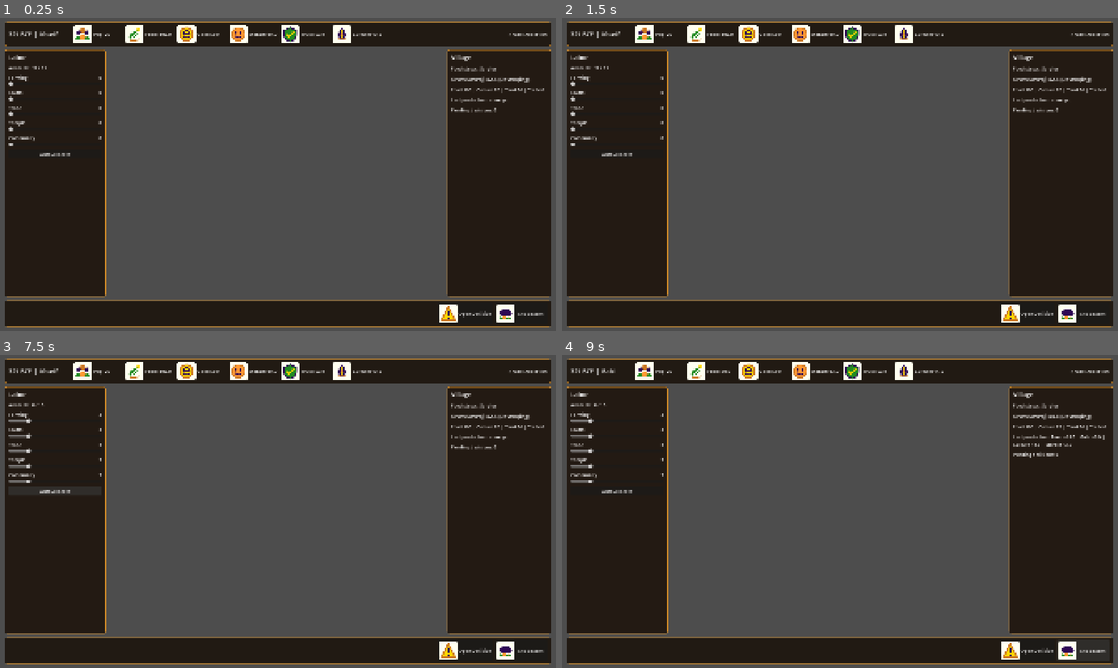
Above: before the commit, frames 1-4 (two rows, left to right).
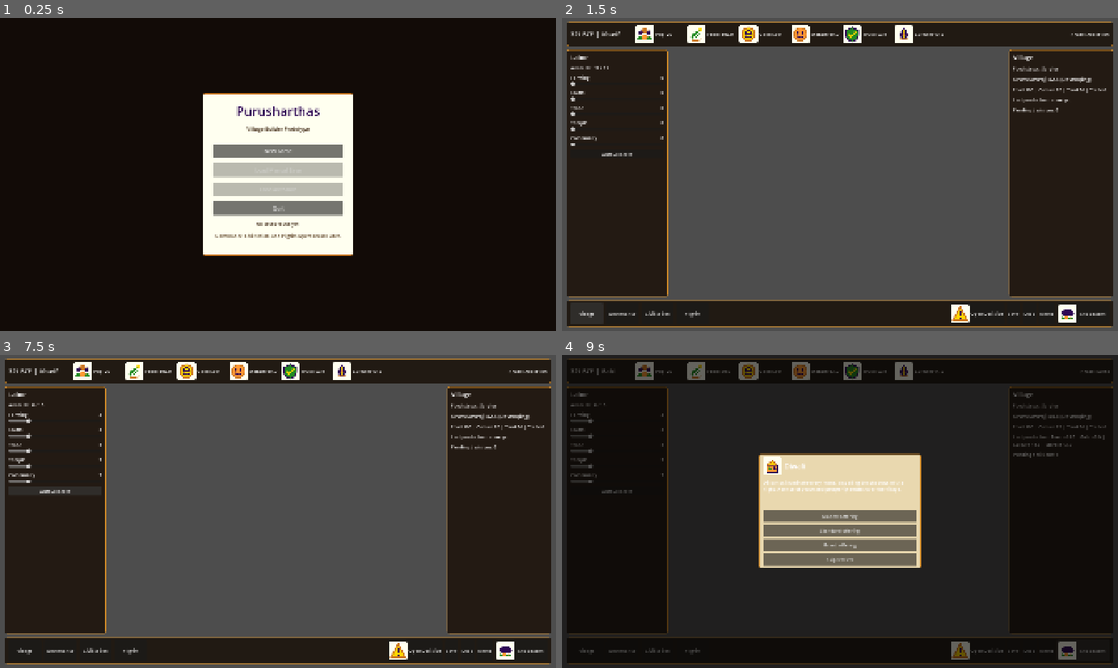
Above: after the commit, the same moments.

Repository: Dhruvacube/purusharthas
Game: Godot game, scene res://main.tscn
The game is run twice, just before and just after one commit, with the same random seed, the same clock (stepped at 60 frames per second) and the same inputs.
Inputs (mouse positions are in pixels of both pictures, inside the frame that each line leads up to):
- Up to frame 1 (0.25 s): no input
- Up to frame 2 (1.5 s): click (840, 149) at 0.5 s, where only the run after the commit has a clickable "New Game"; click (584, 312) at 1.25 s, where only the run after the commit has a clickable "Village"
- Up to frame 3 (7.5 s): click (61, 649) at 2 s, where only the run after the commit has a clickable "Governance"; click (94, 649) at 2.75 s, where only the run after the commit has a clickable "Civilisation"; click (133, 649) at 3.5 s, where only the run after the commit has a clickable "Pilgrim"; click (450, 649) at 4.25 s, where only the run after the commit has a clickable "Save"; click (467, 649) at 5 s, where only the run after the commit has a clickable "Load"; click (483, 649) at 5.75 s, where only the run after the commit has a clickable "Menu"; click (278, 486) at 6.5 s, where only the run after the commit has a clickable "New Game"; click "Auto Allocate" at 7.25 s
- Up to frame 4 (9 s): click "Open Decision" at 8 s; click "End Season" at 8.75 s

The runs differ from the first frame. In frame 1, 59% of the frame differs, in the area x 0-100%, y 0-100%; in frame 2, 0.6%; in frame 3, 0.6%; in frame 4, 60%.

Commit message:
Add main menu and save load flow

Diff:
--- a/purusharthas/core/event_bus.gd
+++ b/purusharthas/core/event_bus.gd
@@ -39,6 +39,7 @@
 signal game_started()
 signal game_paused()
 signal game_resumed()
+signal main_menu_opened()
 signal game_saved()
 signal game_loaded()
 #endregion
--- a/purusharthas/core/game_manager.gd
+++ b/purusharthas/core/game_manager.gd
@@ -79,6 +79,8 @@
 func start_new_game() -> void:
 	GlobalState.reset()
 	TurnManager.from_save_data({"start_year": -321, "current_year": -321})
+	TurnManager.resume()
+	get_tree().paused = false
 
 	_unload_all_layers()
 	current_state = GameState.PLAYING
@@ -91,6 +93,26 @@
 		"A new civilisation begins in %s." % TurnManager.get_current_year_display(),
 		"info",
 	)
+
+
+## Load a saved game and restore the active gameplay scene.
+func load_saved_game(is_autosave: bool = false) -> bool:
+	var loaded := SaveSystem.load_game(is_autosave)
+	if not loaded:
+		EventBus.notification.emit(
+			"Load Failed",
+			"No saved game was found.",
+			"warning",
+		)
+		return false
+
+	TurnManager.resume()
+	get_tree().paused = false
+	_unload_all_layers()
+	current_state = GameState.PLAYING
+	current_layer = Layer.VILLAGE
+	_load_layer(Layer.VILLAGE)
+	return true
 
 
 ## Pause the game.  Time stops advancing; the EVENT state is handled separately.
@@ -137,6 +159,7 @@
 	current_state = GameState.MENU
 	TurnManager.pause()
 	get_tree().paused = false
+	EventBus.main_menu_opened.emit()
 
 #endregion
 
--- a/purusharthas/main.gd
+++ b/purusharthas/main.gd
@@ -1,9 +1,46 @@
 extends Node
 
+const MAIN_MENU_SCENE := preload("res://ui/screens/main_menu.tscn")
+const VILLAGE_HUD_SCENE := preload("res://ui/village_hud.tscn")
+
+var _main_menu: Control
+var _hud: Control
+
 func _ready() -> void:
-	# Add the Village HUD
-	var hud_scene = load("res://ui/village_hud.tscn")
-	var hud = hud_scene.instantiate()
-	add_child(hud)
+	EventBus.game_started.connect(_on_game_started)
+	EventBus.game_loaded.connect(_on_game_loaded)
+	EventBus.main_menu_opened.connect(_on_main_menu_opened)
+	_show_main_menu()
 
-	GameManager.start_new_game()
+func _show_main_menu() -> void:
+	if _main_menu == null:
+		_main_menu = MAIN_MENU_SCENE.instantiate() as Control
+		add_child(_main_menu)
+	_main_menu.visible = true
+
+func _hide_main_menu() -> void:
+	if _main_menu != null:
+		_main_menu.visible = false
+
+func _ensure_hud() -> void:
+	if _hud == null:
+		_hud = VILLAGE_HUD_SCENE.instantiate() as Control
+		add_child(_hud)
+	_hud.visible = true
+
+func _remove_hud() -> void:
+	if _hud != null:
+		_hud.queue_free()
+		_hud = null
+
+func _on_game_started() -> void:
+	_hide_main_menu()
+	_ensure_hud()
+
+func _on_game_loaded() -> void:
+	_hide_main_menu()
+	_ensure_hud()
+
+func _on_main_menu_opened() -> void:
+	_remove_hud()
+	_show_main_menu()
--- /dev/null
+++ b/purusharthas/ui/screens/main_menu.gd
@@ -0,0 +1,137 @@
+class_name MainMenu
+extends Control
+
+const GOLD := Color(0.95, 0.68, 0.18, 1.0)
+const OCHRE := Color(0.80, 0.47, 0.13, 1.0)
+const INDIGO := Color(0.18, 0.03, 0.33, 1.0)
+const IVORY := Color(1.0, 1.0, 0.94, 1.0)
+
+var _load_button: Button
+var _autosave_button: Button
+var _status_label: Label
+
+func _ready() -> void:
+	mouse_filter = Control.MOUSE_FILTER_STOP
+	_build_ui()
+	_refresh_save_buttons()
+
+func _build_ui() -> void:
+	set_anchors_preset(Control.PRESET_FULL_RECT)
+
+	var background := ColorRect.new()
+	background.set_anchors_preset(Control.PRESET_FULL_RECT)
+	background.color = Color(0.07, 0.045, 0.03, 1.0)
+	add_child(background)
+
+	var center := CenterContainer.new()
+	center.set_anchors_preset(Control.PRESET_FULL_RECT)
+	add_child(center)
+
+	var panel := PanelContainer.new()
+	panel.custom_minimum_size = Vector2(520, 560)
+	_style_panel(panel)
+	center.add_child(panel)
+
+	var box := VBoxContainer.new()
+	box.add_theme_constant_override("separation", 18)
+	panel.add_child(box)
+
+	var title := Label.new()
+	title.text = "Purusharthas"
+	title.horizontal_alignment = HORIZONTAL_ALIGNMENT_CENTER
+	title.add_theme_font_size_override("font_size", 44)
+	title.add_theme_color_override("font_color", INDIGO)
+	box.add_child(title)
+
+	var subtitle := Label.new()
+	subtitle.text = "Village Builder Prototype"
+	subtitle.horizontal_alignment = HORIZONTAL_ALIGNMENT_CENTER
+	subtitle.add_theme_font_size_override("font_size", 18)
+	subtitle.add_theme_color_override("font_color", Color(0.25, 0.16, 0.08, 1.0))
+	box.add_child(subtitle)
+
+	var divider := HSeparator.new()
+	box.add_child(divider)
+
+	var new_game := _menu_button("New Game")
+	new_game.pressed.connect(_on_new_game_pressed)
+	box.add_child(new_game)
+
+	_load_button = _menu_button("Load Manual Save")
+	_load_button.pressed.connect(_on_load_pressed.bind(false))
+	box.add_child(_load_button)
+
+	_autosave_button = _menu_button("Load Autosave")
+	_autosave_button.pressed.connect(_on_load_pressed.bind(true))
+	box.add_child(_autosave_button)
+
+	var quit := _menu_button("Quit")
+	quit.pressed.connect(_on_quit_pressed)
+	box.add_child(quit)
+
+	_status_label = Label.new()
+	_status_label.horizontal_alignment = HORIZONTAL_ALIGNMENT_CENTER
+	_status_label.autowrap_mode = TextServer.AUTOWRAP_WORD_SMART
+	_status_label.add_theme_color_override("font_color", Color(0.24, 0.15, 0.08, 1.0))
+	box.add_child(_status_label)
+
+	var note := Label.new()
+	note.text = "Governance, Civilisation, and Pilgrim layers unlock later."
+	note.horizontal_alignment = HORIZONTAL_ALIGNMENT_CENTER
+	note.autowrap_mode = TextServer.AUTOWRAP_WORD_SMART
+	note.add_theme_color_override("font_color", Color(0.36, 0.25, 0.14, 1.0))
+	box.add_child(note)
+
+func _style_panel(panel: PanelContainer) -> void:
+	var style := StyleBoxFlat.new()
+	style.bg_color = IVORY
+	style.border_color = OCHRE
+	style.set_border_width_all(3)
+	style.set_corner_radius_all(6)
+	style.set_content_margin(SIDE_LEFT, 34)
+	style.set_content_margin(SIDE_TOP, 30)
+	style.set_content_margin(SIDE_RIGHT, 34)
+	style.set_content_margin(SIDE_BOTTOM, 30)
+	panel.add_theme_stylebox_override("panel", style)
+
+func _menu_button(text: String) -> Button:
+	var button := Button.new()
+	button.text = text
+	button.custom_minimum_size = Vector2(0, 48)
+	button.add_theme_font_size_override("font_size", 18)
+	return button
+
+func _refresh_save_buttons() -> void:
+	var has_manual := SaveSystem.has_save(false)
+	var has_autosave := SaveSystem.has_save(true)
+	_load_button.disabled = not has_manual
+	_autosave_button.disabled = not has_autosave
+
+	var details: Array[String] = []
+	if has_manual:
+		details.append("Manual: %s" % _format_save_info(SaveSystem.get_save_info(false)))
+	if has_autosave:
+		details.append("Autosave: %s" % _format_save_info(SaveSystem.get_save_info(true)))
+	if details.is_empty():
+		_status_label.text = "No saves found yet."
+	else:
+		_status_label.text = "\n".join(details)
+
+func _format_save_info(info: Dictionary) -> String:
+	if info.is_empty():
+		return "save available"
+	return "%s, %s" % [
+		info.get("game_year_display", "unknown year"),
+		info.get("season", "unknown season"),
+	]
+
+func _on_new_game_pressed() -> void:
+	GameManager.start_new_game()
+
+func _on_load_pressed(is_autosave: bool) -> void:
+	var ok := GameManager.load_saved_game(is_autosave)
+	if not ok:
+		_refresh_save_buttons()
+
+func _on_quit_pressed() -> void:
+	get_tree().quit()
--- /dev/null
+++ b/purusharthas/ui/screens/main_menu.tscn
@@ -0,0 +1,12 @@
+[gd_scene load_steps=2 format=3 uid="uid://mainmenu001"]
+
+[ext_resource type="Script" path="res://ui/screens/main_menu.gd" id="1_menu"]
+
+[node name="MainMenu" type="Control"]
+layout_mode = 3
+anchors_preset = 15
+anchor_right = 1.0
+anchor_bottom = 1.0
+grow_horizontal = 2
+grow_vertical = 2
+script = ExtResource("1_menu")
--- a/purusharthas/ui/village_hud.gd
+++ b/purusharthas/ui/village_hud.gd
@@ -31,6 +31,7 @@
 var _labor_sliders: Dictionary = {}
 var _labor_values: Dictionary = {}
 var _updating_labor: bool = false
+var _bind_attempts: int = 0
 
 var _time_label: Label
 var _unallocated_label: Label
@@ -62,11 +63,15 @@
 	var node := get_tree().get_first_node_in_group("village_manager")
 	if node == null:
 		_update_all()
+		if int(GameManager.current_state) == 1 and _bind_attempts < 8:
+			_bind_attempts += 1
+			call_deferred("_bind_village_manager")
 		return
 
 	village_manager = node as VillageManager
 	if village_manager == null:
 		return
+	_bind_attempts = 0
 
 	if not village_manager.village_state_changed.is_connected(_on_village_state_changed):
 		village_manager.village_state_changed.connect(_on_village_state_changed)
@@ -234,15 +239,38 @@
 	_style_panel(panel, Color(0.10, 0.07, 0.04, 0.86))
 
 	var row := HBoxContainer.new()
-	row.alignment = BoxContainer.ALIGNMENT_END
 	row.add_theme_constant_override("separation", 10)
 	panel.add_child(row)
+
+	row.add_child(_layer_button("Village", 0))
+	row.add_child(_layer_button("Governance", 1))
+	row.add_child(_layer_button("Civilisation", 2))
+	row.add_child(_layer_button("Pilgrim", 3))
+
+	var fill := Control.new()
+	fill.size_flags_horizontal = Control.SIZE_EXPAND_FILL
+	row.add_child(fill)
 
 	var cards_button := Button.new()
 	cards_button.text = "Open Decision"
 	cards_button.icon = _load_icon("warning")
 	cards_button.pressed.connect(_show_next_pending_card)
 	row.add_child(cards_button)
+
+	var save_button := Button.new()
+	save_button.text = "Save"
+	save_button.pressed.connect(_on_save_pressed)
+	row.add_child(save_button)
+
+	var load_button := Button.new()
+	load_button.text = "Load"
+	load_button.pressed.connect(_on_load_pressed)
+	row.add_child(load_button)
+
+	var menu_button := Button.new()
+	menu_button.text = "Menu"
+	menu_button.pressed.connect(_on_menu_pressed)
+	row.add_child(menu_button)
 
 	var end_button := Button.new()
 	end_button.text = "End Season"
@@ -251,6 +279,13 @@
 	end_button.pressed.connect(_on_next_turn_pressed)
 	row.add_child(end_button)
 	return panel
+
+func _layer_button(text: String, layer: int) -> Button:
+	var button := Button.new()
+	button.text = text
+	button.custom_minimum_size = Vector2(112, 40)
+	button.pressed.connect(_on_layer_pressed.bind(layer))
+	return button
 
 func _build_modal() -> void:
 	_modal_shade = ColorRect.new()
@@ -440,6 +475,19 @@
 	_update_all()
 	_show_next_pending_card()
 
+func _on_layer_pressed(layer: int) -> void:
+	GameManager.switch_to_layer(layer)
+	_update_all()
+
+func _on_save_pressed() -> void:
+	SaveSystem.save_game(false)
+
+func _on_load_pressed() -> void:
+	GameManager.load_saved_game(false)
+
+func _on_menu_pressed() -> void:
+	GameManager.quit_to_menu()
+
 func _show_next_pending_card() -> void:
 	if village_manager == null:
 		return
